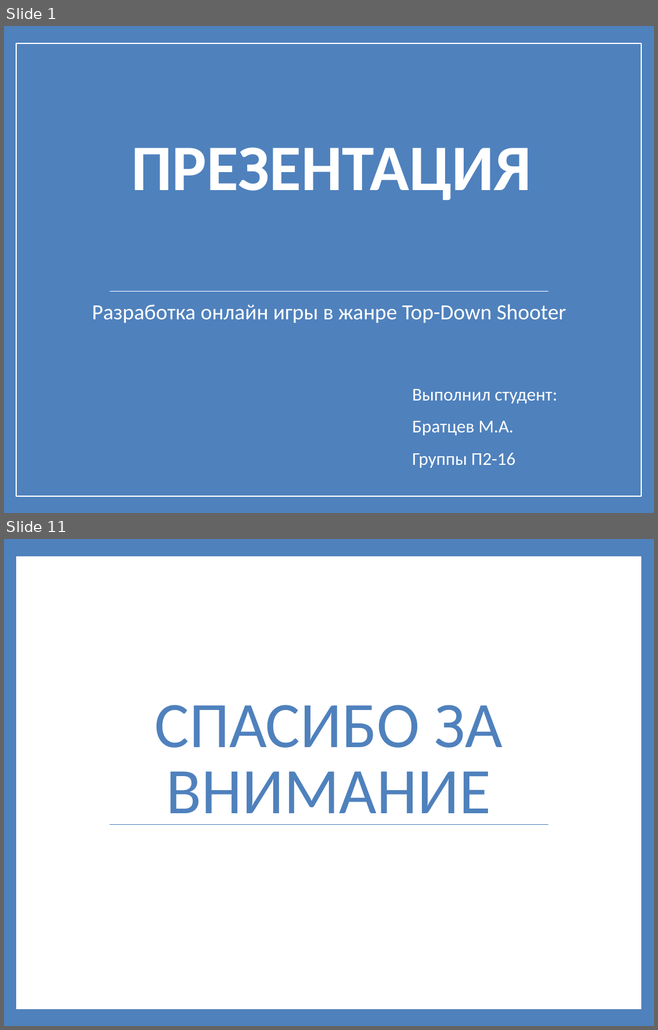
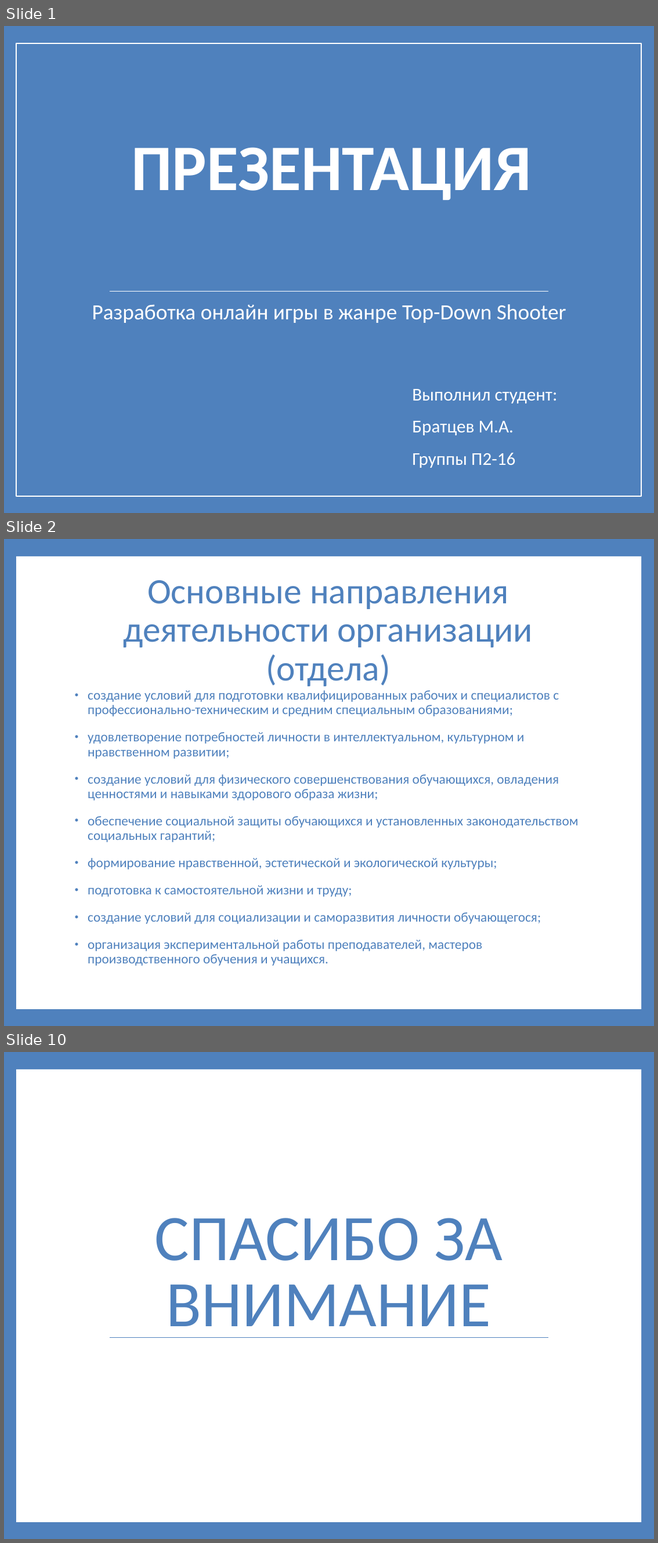
Before and after one commit to prog-kkkmt/pdp-p2-16, a slide deck: Презентация Братцев.pptx. Shown one above the other, each under a label of ours: slides 1 and 11 before the commit, slides 1, 2 and 10 after it; the slides between them are not shown. The pictures are 658x1030 and 658x1543 pixels, drawn with LibreOffice and Linux fonts; fonts in the diff are those of the drawing. Boxes give left, top, right and bottom in pixels: in the first picture for what was removed or moved away, otherwise in the second. Text is boxed around its words. In the diff, an @@ line names an element or a change of style, - is before the commit and + after.

```diff
--- a/Презентация Братцев.pptx
+++ b/Презентация Братцев.pptx
@@ slide 2 added at (x1=4, y1=539, x2=654, y2=1026), background #4F81BD; not listed: 1 template element that a slide beside it also shows @@
@@ title added at (x1=123, y1=580, x2=532, y2=686), 39.6 pt, text #4F81BD @@
+Основные направления деятельности организации (отдела)
@@ text added at (x1=88, y1=690, x2=578, y2=966), 15 pt, text #4F81BD @@
+• создание условий для подготовки квалифицированных рабочих и специалистов с профессионально-техническим и средним специальным образованиями;
+• удовлетворение потребностей личности в интеллектуальном, культурном и нравственном развитии;
+• создание условий для физического совершенствования обучающихся, овладения ценностями и навыками здорового образа жизни;
+• обеспечение социальной защиты обучающихся и установленных законодательством социальных гарантий;
+• формирование нравственной, эстетической и экологической культуры;
+• подготовка к самостоятельной жизни и труду;
+• создание условий для социализации и саморазвития личности обучающегося;
+• организация экспериментальной работы преподавателей, мастеров производственного обучения и учащихся.
@@ what was slide 11 is now slide 10 @@
```
Also in this commit, not shown: 7 other slides added, 9 slides removed.
